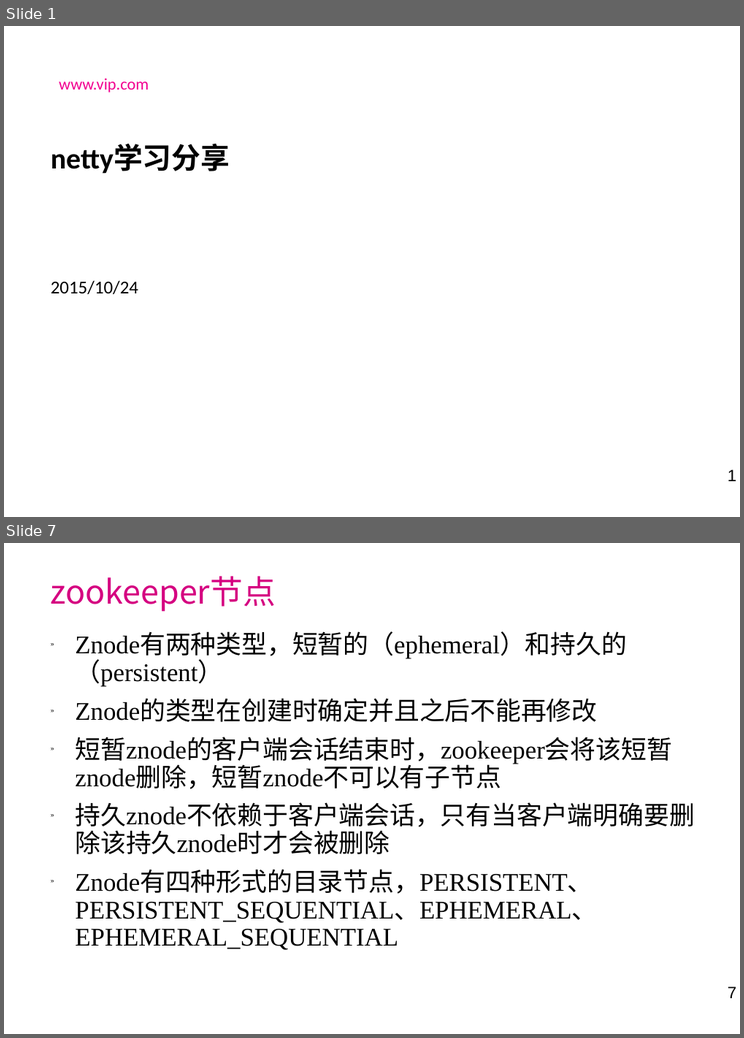
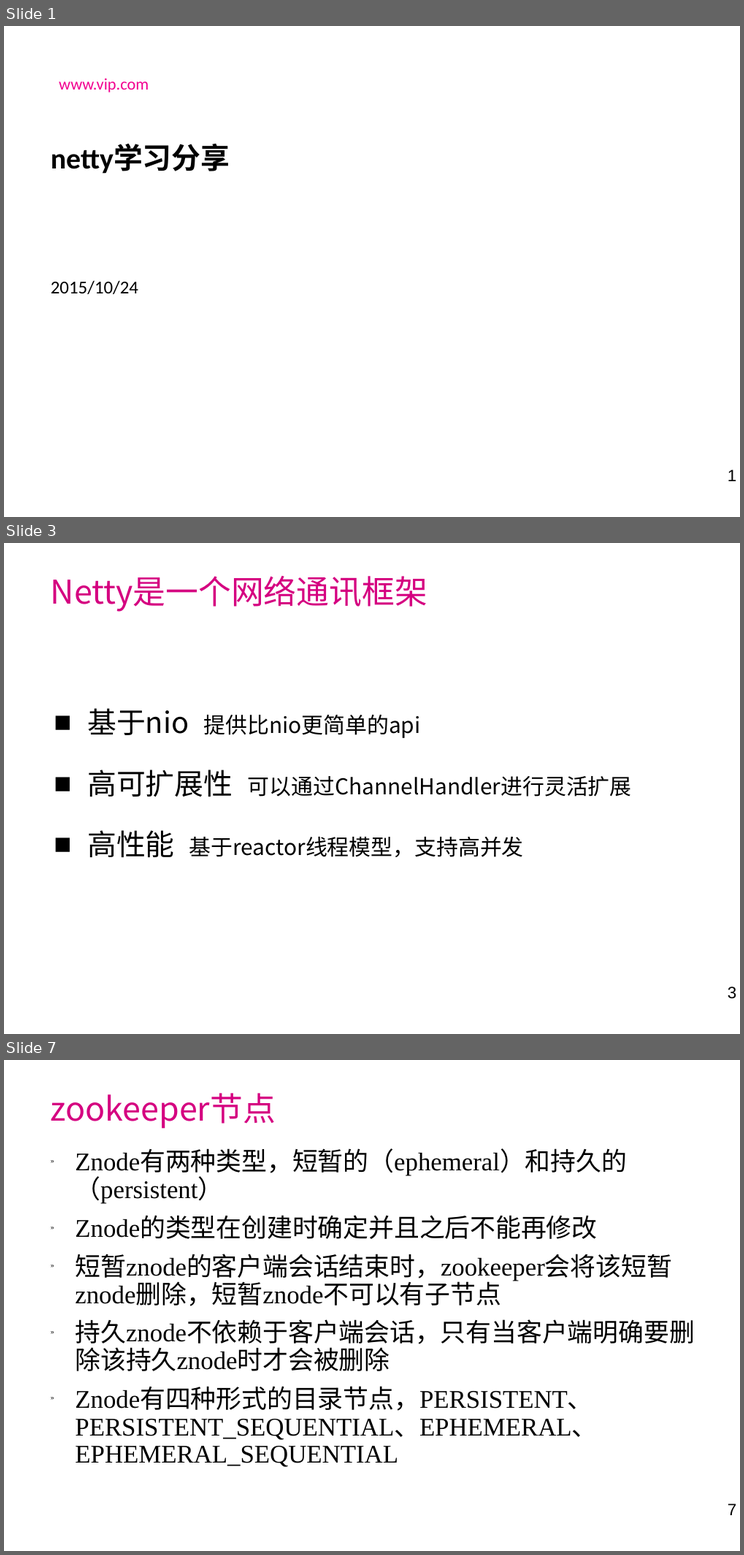
Before and after one commit to laienliang/netty-demo, a slide deck: doc/netty学习分享.ppt. Shown one above the other, each under a label of ours: slides 1 and 7 before the commit, slides 1, 3 and 7 after it; the slides between them are not shown. The pictures are 744x1038 and 744x1555 pixels, drawn with LibreOffice and Linux fonts; fonts in the diff are those of the drawing; background and template pictures are left out. Boxes give left, top, right and bottom in pixels: in the first picture for what was removed or moved away, otherwise in the second. Text is boxed around its words. In the diff, an @@ line names an element or a change of style, - is before the commit and + after.

```diff
--- a/doc/netty学习分享.ppt
+++ b/doc/netty学习分享.ppt
@@ slide 3 added at bbox=[4, 543, 740, 1034], background picture (left out); not listed: 1 template element that a slide beside it also shows @@
@@ title added at bbox=[51, 576, 427, 612], 36 pt, text #D50080 @@
+Netty是一个网络通讯框架
@@ text added at bbox=[87, 708, 632, 857], 24 pt, text #000000 @@
+■ 基于nio 提供比nio更简单的api
+■ 高可扩展性 可以通过ChannelHandler进行灵活扩展
+■ 高性能 基于reactor线程模型，支持高并发
```
Also in this commit, not shown: 2 slides changed, 2 other slides added, 3 slides removed, 2 other files.
